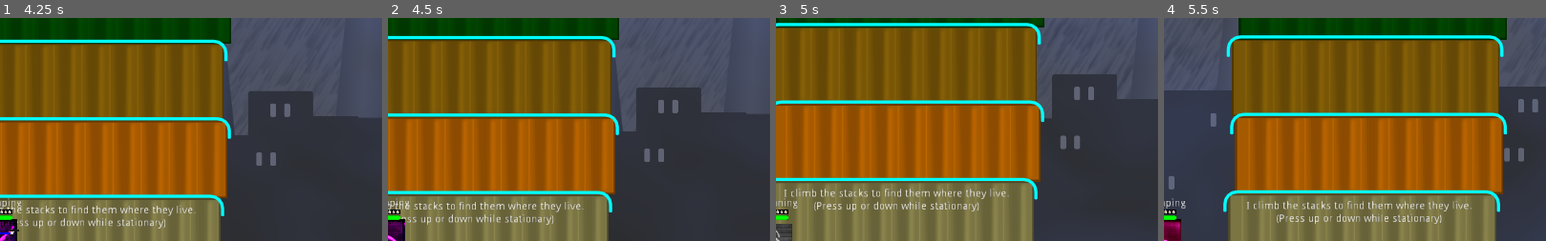
Above: before the commit, frames 1-4 (left to right).
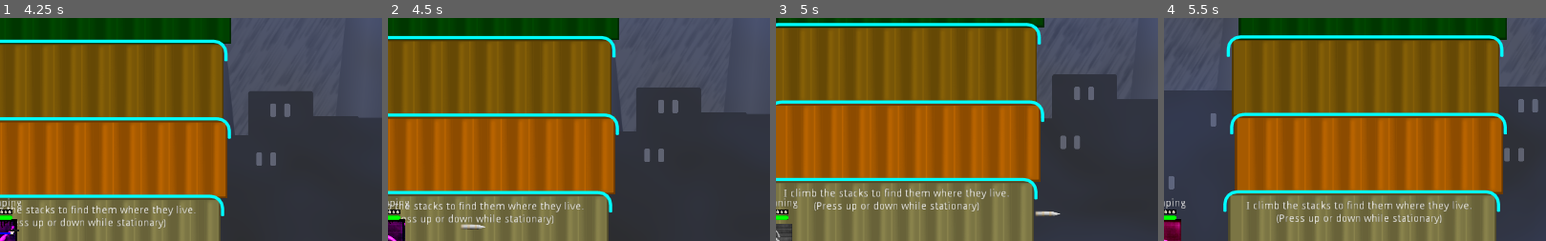
Above: after the commit, the same moments.

Repository: godot-wildlings/cyberpunk-jam-2019
Game: Godot game, scene res://Main.tscn
The game is run twice, just before and just after one commit, with the same random seed, the same clock (stepped at 60 frames per second) and the same inputs. The engine's default icon, where the game draws it, is replaced by a stand-in: a white triangle on a blue panel in a dark square.
Inputs:
- Up to frame 1 (4.25 s): click "Start" at 0.5 s; tap F (action_selected) every 0.75 s from 1.25 to 3.5 s; hold D (mv_right) 1.28-2.03 s; tap ` (action_0) at 1.35 s; tap Space (jump) at 1.52, 2.27, 3.77 s; hold S (mv_down) 2.03-2.78 s; tap 1 (action_1) at 2.1 s; hold D (mv_right) 2.78-3.53 s; tap 2 (action_2) at 2.85 s; hold W (mv_up) from 3.53 s (still down); tap 3 (action_3) at 3.6 s
- Up to frame 2 (4.5 s): tap F (action_selected) at 4.25 s; release W (mv_up) at 4.28 s; hold A (mv_left) from 4.28 s (still down); tap 4 (action_4) at 4.35 s
- Up to frame 3 (5 s): keep holding A (mv_left); tap Space (jump) at 4.52 s
- Up to frame 4 (5.5 s): keep holding A (mv_left); tap F (action_selected) at 5, 5.1 s; tap Space (jump) at 5.27 s
The pictures show only the part of the screen within x 50-100%, y 0-50%; the shares and areas given below are measured in that part.

Frame 1 is identical in both runs. In frame 2, 0.1% of the frame differs, in the area x 19-26%, y 92-95%; in frame 3, 0.1%; in frame 4, nothing differs.
Error before the commit: Invalid get index 'direction' (on base: 'KinematicBody2D (Player.gd)'). (res://Weapons/PlayerGun.gd:24)

Commit message:
fixed shoot bug

Diff:
--- a/Player/Player.gd
+++ b/Player/Player.gd
@@ -3,7 +3,7 @@
 #warning-ignore:unused_class_variable
 var speed : float = 200
 
-#var direction : int = 1
+var direction : int = 1
 #warning-ignore:unused_class_variable
 #var velocity : Vector2 = Vector2.ZERO
 
@@ -123,6 +123,8 @@
 		sprite.set_flip_h(flip)
 	$Gun.set_scale(Vector2(abs($Gun.get_scale().x) * direction, $Gun.get_scale().y))
 
+func get_direction() -> int:
+	return direction
 
 func run(initial_velocity : Vector2 = Vector2.ZERO):
 	set_state(states.running, [Vector2(initial_velocity.x, 0)])
@@ -197,9 +199,11 @@
 		self.current_action = wrapi(current_action - 1, 0, actions.size())
 
 	if Input.is_action_just_pressed("mv_right"):
-		flip_sprites(1)
+		direction = 1
+		flip_sprites(direction)
 	elif Input.is_action_just_pressed("mv_left"):
-		flip_sprites(-1)
+		direction = -1
+		flip_sprites(direction)
 
 
 func get_direction_pressed() -> int:
--- a/Weapons/PlayerGun.gd
+++ b/Weapons/PlayerGun.gd
@@ -21,6 +21,6 @@
 	$Bullets.add_child(new_bullet)
 	new_bullet.set_as_toplevel(true)
 	var rot = 0
-	if shooter.direction == -1:
+	if shooter.get_direction() == -1:
 		rot = PI
 	new_bullet.start($Muzzle.get_global_position(), Vector2.RIGHT * shooter.direction * bullet_speed, rot)
